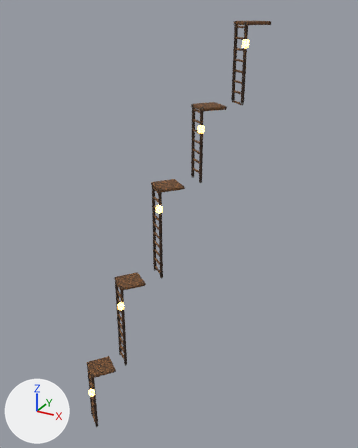
Before and after pictures for a commit that changed the FBX model assets/export/env_ladder.fbx.
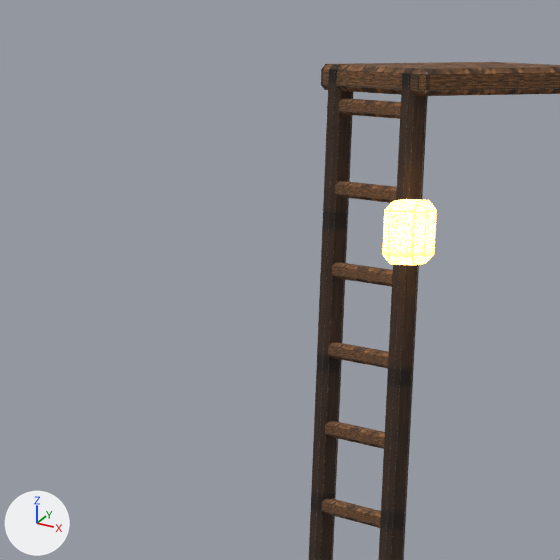
The first picture shows the older version from a camera (50 mm lens) standing at (67.0, -28.0, 2.1) and looking at (30.2, 38.9, -31.3). The close-ups show the older and then the newer version on the part from 53% to 74% of the width and 3% to 20% of the height of that picture. Only the edits that show in the close-ups are written down. Every picture has the same lights, and +X, +Y and +Z are marked at lower left. Where no turn or scale is listed for an object, it has been applied to the vertices.

Objects in the first close-up: 'env_ladder'.
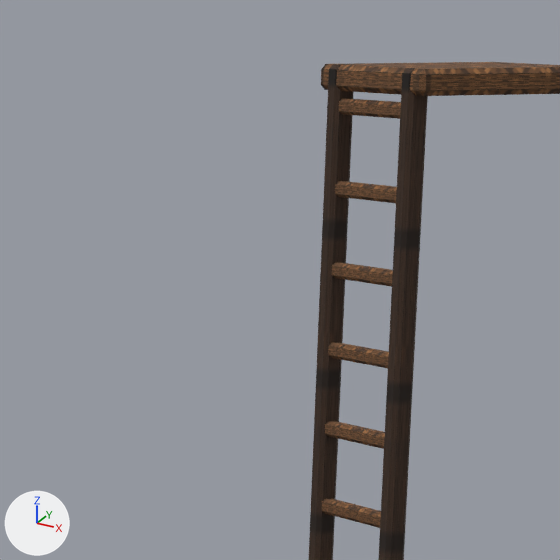
Pixel boxes [x1, y1, x2, y2] of what changed, in the close-ups (560 x 560 px):
part 1 of me_env_ladder_0, deleted
    before: [382, 199, 437, 265]

What changed in the scene script:
```text
Change me_env_ladder_0:
    used by ob_env_ladder; location = (0.0, 0.0, 0.0)
    remove me_env_ladder_0.from_pydata(...)  # 1512 vertices, 1638 faces; spans x 18.2..40.6, y 22.9..51.1, z -68.2..0.0
    add me_env_ladder_0.from_pydata(...)  # 1392 vertices, 1508 faces; spans x 18.2..40.6, y 24.1..51.1, z -68.2..0.0
    me_env_ladder_0 part 1: the loose piece of 24 vertices spanning x 37.7..38.6, y 44.2..45.1, z -3.6..-2.4 is deleted
    other edits to the shape of me_env_ladder_0 do not show in these pictures
    remove me_env_ladder_0.materials.append(mat_m_env_glow)
```
